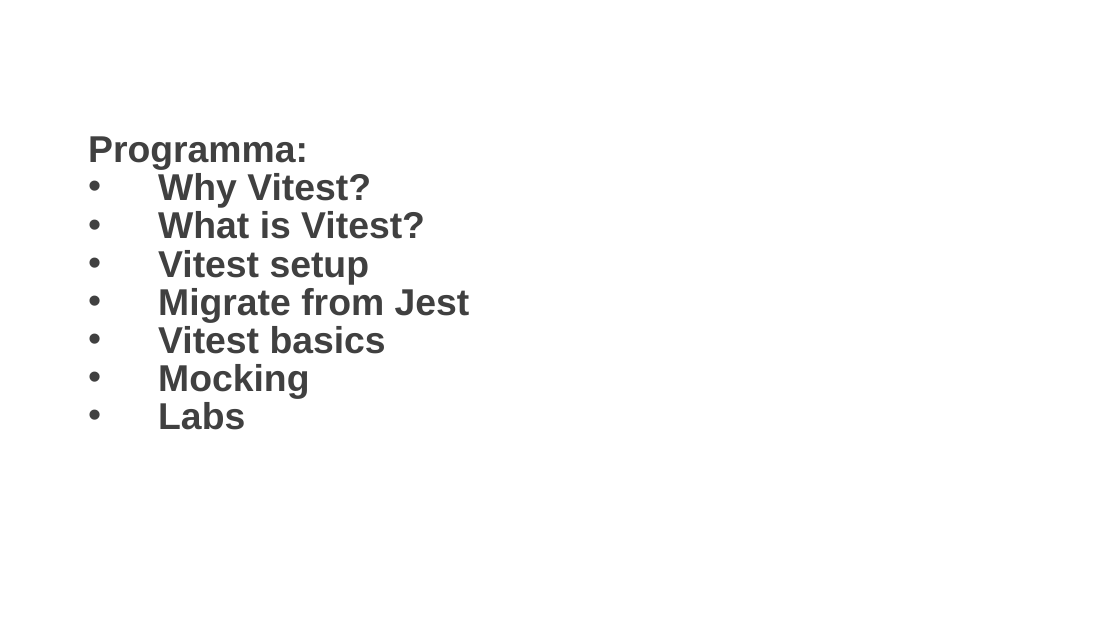
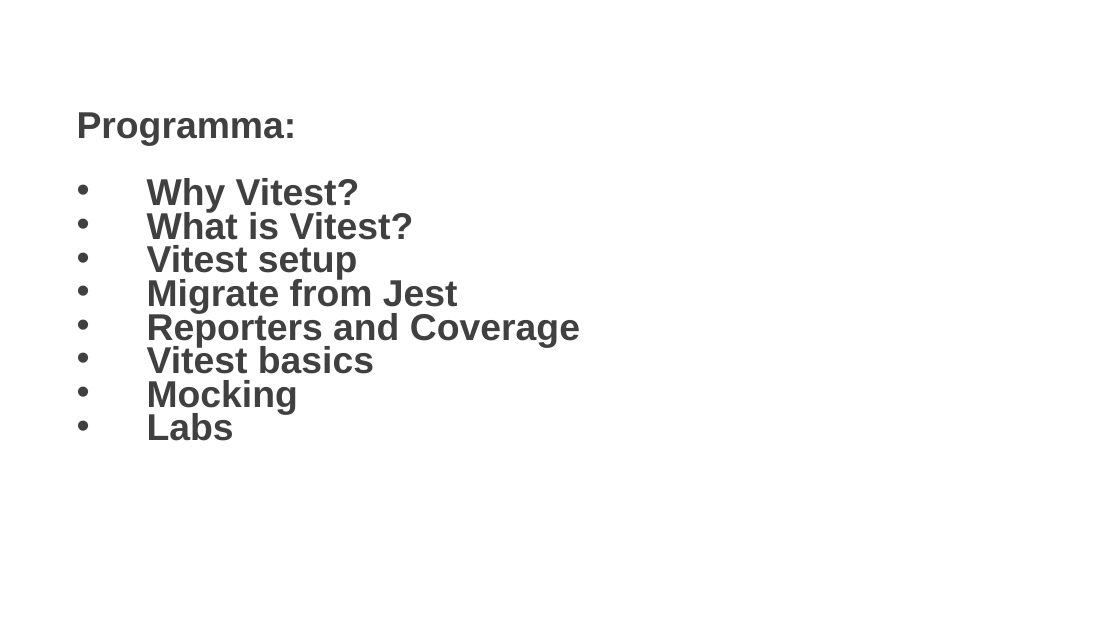
Before and after one commit to AMISConclusion/sig-typescript-unit-testing, a slide deck: slide 1 of typescript_unit_testing_with_vitest.pptx. Drawn at 1120x630 pixels with LibreOffice and Linux fonts; fonts in the diff are those of the drawing; background and template pictures are left out. Boxes give left, top, right and bottom in pixels: in the first picture for what was removed or moved away, otherwise in the second. Text is boxed around its words. In the diff, an @@ line names an element or a change of style, - is before the commit and + after.

Commit message:
Add reporter slides #1

```diff
--- a/typescript_unit_testing_with_vitest.pptx
+++ b/typescript_unit_testing_with_vitest.pptx
@@ text "Programma:" moved from (x1=88, y1=136, x2=470, y2=430) to (x1=77, y1=112, x2=580, y2=441) @@
@@ text at (x1=77, y1=112, x2=458, y2=441): line spacing 0.85 to 0.75 @@
@@ text at (x1=147, y1=310, x2=580, y2=347): paragraph added @@
+• Reporters and Coverage
```
Also in this commit, not shown: 34 other slides changed, 10 slides added.
